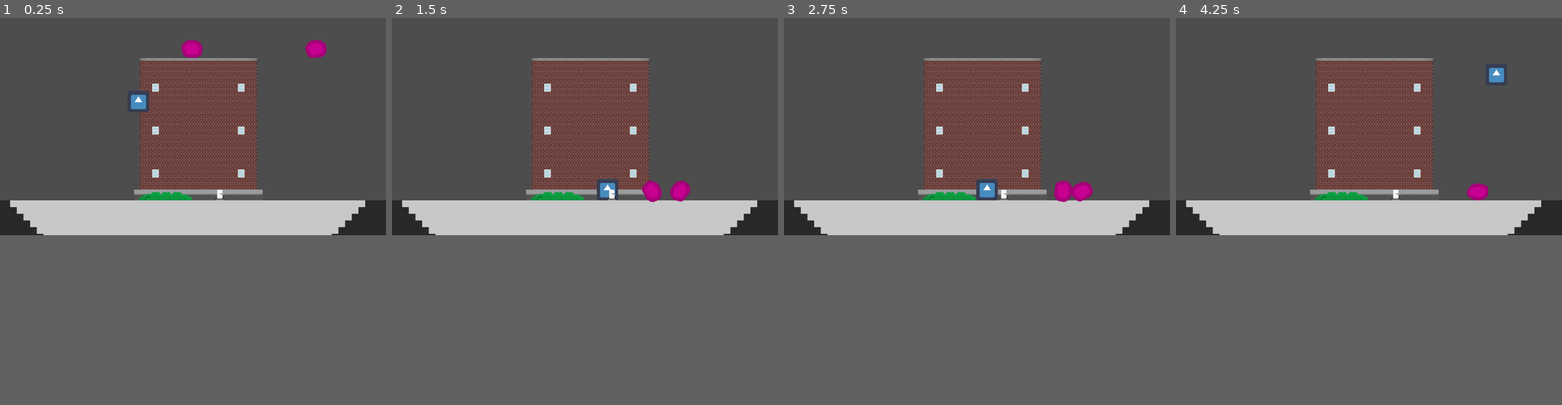
Above: before the commit, frames 1-4 (left to right).
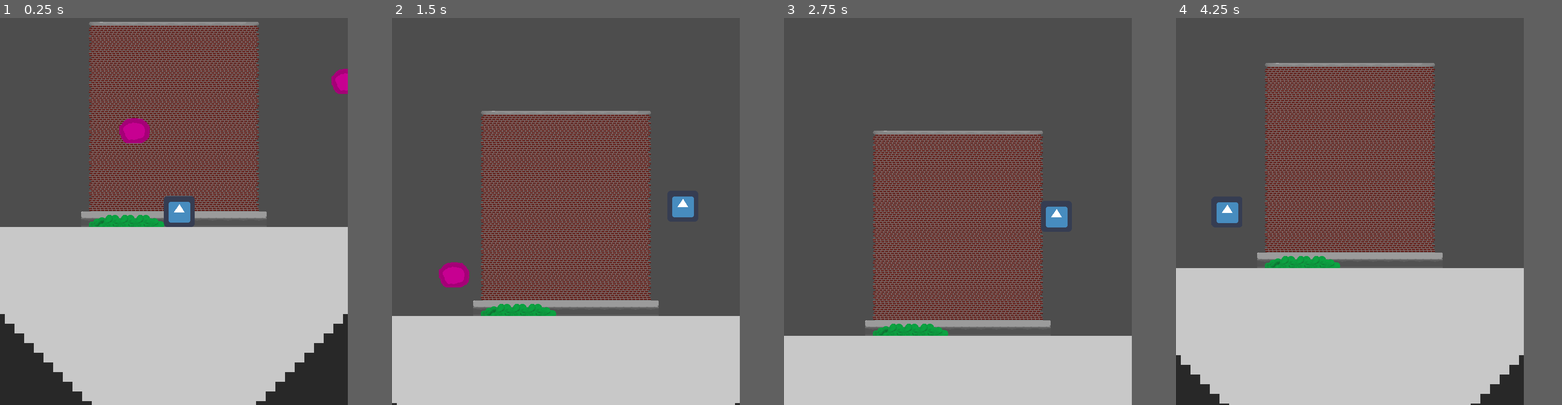
Above: after the commit, the same moments.

Repository: schonewillejacob/SlimeScraper
Game: Godot game, scene res://Data/Main.tscn
Two runs of this game, one before a commit and one after it. Both use one fixed random seed, a clock stepped at 60 frames per second and the inputs below. The engine's default icon, where the game draws it, is replaced by a stand-in: a white triangle on a blue panel in a dark square.
Inputs:
- Up to frame 1 (0.25 s): no input
- Up to frame 2 (1.5 s): hold D (user_right) from 0.53 s (still down); tap W (user_up) at 0.77 s
- Up to frame 3 (2.75 s): tap W (user_up) at 1.52 s; release D (user_right) at 2.03 s; hold A (user_left) from 2.03 s (still down)
- Up to frame 4 (4.25 s): release A (user_left) at 2.78 s; hold D (user_right) from 2.78 s (still down); tap W (user_up) at 3.02, 3.77 s
In our replay, the window is 799x449 before the commit and 720x800 after it. These sizes can differ from the game's own. Grey fills any space a smaller window leaves; there, only what the larger window draws over its background counts as a difference.

The runs differ from the first frame. In frame 1, 30% of the frame differs, in the area x 0-100%, y 1-100%; in frame 2, 40%; in frame 3, 45%, in the area x 0-100%, y 10-83%; in frame 4, 31%.

Commit message:
camera tracks player, player wraps based on camera+viewport

Diff:
--- a/src/Data/Scenes/PlayArea.tscn
+++ b/src/Data/Scenes/PlayArea.tscn
@@ -1,10 +1,11 @@
-[gd_scene load_steps=8 format=3 uid="uid://dhuuw76udngo3"]
+[gd_scene load_steps=9 format=3 uid="uid://dhuuw76udngo3"]
 
 [ext_resource type="Script" path="res://Data/Scripts/GameController.gd" id="1"]
 [ext_resource type="PackedScene" uid="uid://dlea8lco0wv1f" path="res://Data/Scenes/Player.tscn" id="2_tilqw"]
 [ext_resource type="PackedScene" uid="uid://eh3ftx371nv6" path="res://Data/Scenes/Floor.tscn" id="3_iqxc3"]
 [ext_resource type="Texture2D" uid="uid://bloqfccs2d3jn" path="res://Assets/Graphics/Tiles/Building.png" id="4_u36e3"]
 [ext_resource type="PackedScene" uid="uid://bkewqhcwgs58t" path="res://Data/Scenes/Slime.tscn" id="4_w02om"]
+[ext_resource type="Script" path="res://Data/Scripts/CameraCarrier2D.gd" id="6_f53lg"]
 
 [sub_resource type="TileSetAtlasSource" id="TileSetAtlasSource_tqjs1"]
 texture = ExtResource("4_u36e3")
@@ -31,11 +32,17 @@
 
 [node name="PlayArea" type="Node2D"]
 
+[node name="CameraCarrier2D" type="Camera2D" parent="."]
+position = Vector2(560, 511)
+script = ExtResource("6_f53lg")
+player_path = NodePath("../Player")
+
 [node name="GameController" type="Node" parent="."]
 script = ExtResource("1")
 
 [node name="Player" parent="." instance=ExtResource("2_tilqw")]
-position = Vector2(413, 220)
+position = Vector2(571, 488)
+camera_path = NodePath("../CameraCarrier2D")
 
 [node name="env" type="Node" parent="."]
 
@@ -44,42 +51,44 @@
 scale = Vector2(20, 20)
 
 [node name="TileMap" type="TileMap" parent="env"]
+position = Vector2(-32, 0)
 tile_set = SubResource("TileSet_v0kop")
 format = 2
 layer_0/name = "FarBackground"
+layer_0/z_index = -4
 layer_1/name = "Background"
 layer_1/enabled = true
 layer_1/modulate = Color(1, 1, 1, 1)
 layer_1/y_sort_enabled = false
 layer_1/y_sort_origin = 0
-layer_1/z_index = 0
+layer_1/z_index = -3
 layer_1/tile_data = PackedInt32Array()
 layer_2/name = "Building_Structure"
 layer_2/enabled = true
 layer_2/modulate = Color(1, 1, 1, 1)
 layer_2/y_sort_enabled = false
 layer_2/y_sort_origin = 0
-layer_2/z_index = -1
+layer_2/z_index = -2
 layer_2/tile_data = PackedInt32Array(262158, 65536, 1, 327694, 65536, 1, 393230, 65536, 1, 458766, 65536, 1, 524302, 65 …(2696 unchanged characters)…
 layer_3/name = "Building_Details"
 layer_3/enabled = true
 layer_3/modulate = Color(1, 1, 1, 1)
 layer_3/y_sort_enabled = false
 layer_3/y_sort_origin = 0
-layer_3/z_index = 1
-layer_3/tile_data = PackedInt32Array(393230, 0, 2, 393238, 0, 2, 655374, 0, 2, 655382, 0, 2, 917526, 0, 2, 917518, 0, 2, 1048596, 131072, 2)
+layer_3/z_index = -1
+layer_3/tile_data = PackedInt32Array()
 layer_4/name = "Foreground"
 layer_4/enabled = true
 layer_4/modulate = Color(1, 1, 1, 1)
 layer_4/y_sort_enabled = false
 layer_4/y_sort_origin = 0
-layer_4/z_index = 0
+layer_4/z_index = 1
 layer_4/tile_data = PackedInt32Array(1048589, 196608, 1, 1048590, 262144, 1, 1048591, 262144, 1, 1048592, 262144, 1, 1048593, 327680, 1)
 
 [node name="enemies" type="Node" parent="."]
 
 [node name="Slime" parent="enemies" instance=ExtResource("4_w02om")]
-position = Vector2(576, 70)
+position = Vector2(481, 323)
 
 [node name="Slime2" parent="enemies" instance=ExtResource("4_w02om")]
-position = Vector2(946, 70)
+position = Vector2(920, 221)
--- /dev/null
+++ b/src/Data/Scripts/CameraCarrier2D.gd
@@ -0,0 +1,8 @@
+extends Camera2D
+
+
+@export var player_path : NodePath
+@onready var player = get_node(player_path)
+
+func _physics_process(_delta):
+	transform.origin.y = player.transform.origin.y
--- a/src/Data/Scripts/Player.gd
+++ b/src/Data/Scripts/Player.gd
@@ -1,5 +1,12 @@
 extends CharacterBody2D
 
+
+
+# Viewport Wrapping
+@export var camera_path : NodePath
+@onready var camera = get_node(camera_path)
+@onready var wrap_width = (get_viewport_rect().size.x / 2) + 32 # This value is equal to the width of the player.
+@onready var wrap_xpos = camera.transform.origin.x
 
 
 # Movement
@@ -25,10 +32,13 @@
 
 func _physics_process(delta):
 	process_ui()
+
 	process_movement(delta)
 	var slide_count = get_slide_collision_count()
 	if slide_count:
 		process_collision(slide_count)
+
+	wrap_around(wrap_xpos - wrap_width, wrap_xpos + wrap_width)
 
 
 func process_ui():
@@ -52,15 +62,12 @@
 
 func process_collision(slide_count):
 	var enemy_list = get_tree().get_nodes_in_group("Enemy")
-
 #	Hit enemy.
 	for i in range(slide_count):
 		var slide_collider = get_slide_collision(i).get_collider()
-
 #		Guard Clause.
 		if slide_collider not in enemy_list:
 			return
-
 #		Determine outcome.
 		if (slide_collider.transform.origin.y - transform.origin.y) > 0:
 			bounce()
@@ -68,6 +75,11 @@
 		else:
 			pass
 
-
 func bounce():
 	velocity.y = JUMP_HEIGHT * 2
+
+func wrap_around(left : int, right : int):
+	if transform.origin.x > right:
+		transform.origin.x = left
+	elif transform.origin.x < left:
+		transform.origin.x = right
--- a/src/Data/Scripts/Slime.gd
+++ b/src/Data/Scripts/Slime.gd
@@ -23,9 +23,7 @@
 
 
 
-func _ready():
-#	Give random angular momentum, just for fun.
-	small_rotation()
+#func _ready():
 
 func _physics_process(_delta):
 	process_movement()
@@ -50,7 +48,6 @@
 #				Wait for 1.0s, then...
 				await get_tree().create_timer(1.0).timeout
 				var direction = STRENGTH*20 * Vector2(sign(targetX - transform.origin.x), -1)
-				small_rotation()
 				apply_central_impulse(direction)
 
 #				Wait for 0.2s, then...
@@ -61,10 +58,6 @@
 	queue_free()
 
 
-func small_rotation() -> void:
-	#	Range[-32, 32], pseudorandom
-	angular_velocity = (STRENGTH * randf()) - (STRENGTH / 2)
-
 
 func get_strength():
 	return STRENGTH
--- a/src/project.godot
+++ b/src/project.godot
@@ -14,6 +14,11 @@
 run/main_scene="res://Data/Main.tscn"
 config/features=PackedStringArray("4.0")
 config/icon="res://icon.png"
+
+[display]
+
+window/size/viewport_width=720
+window/size/viewport_height=800
 
 [input]
 
